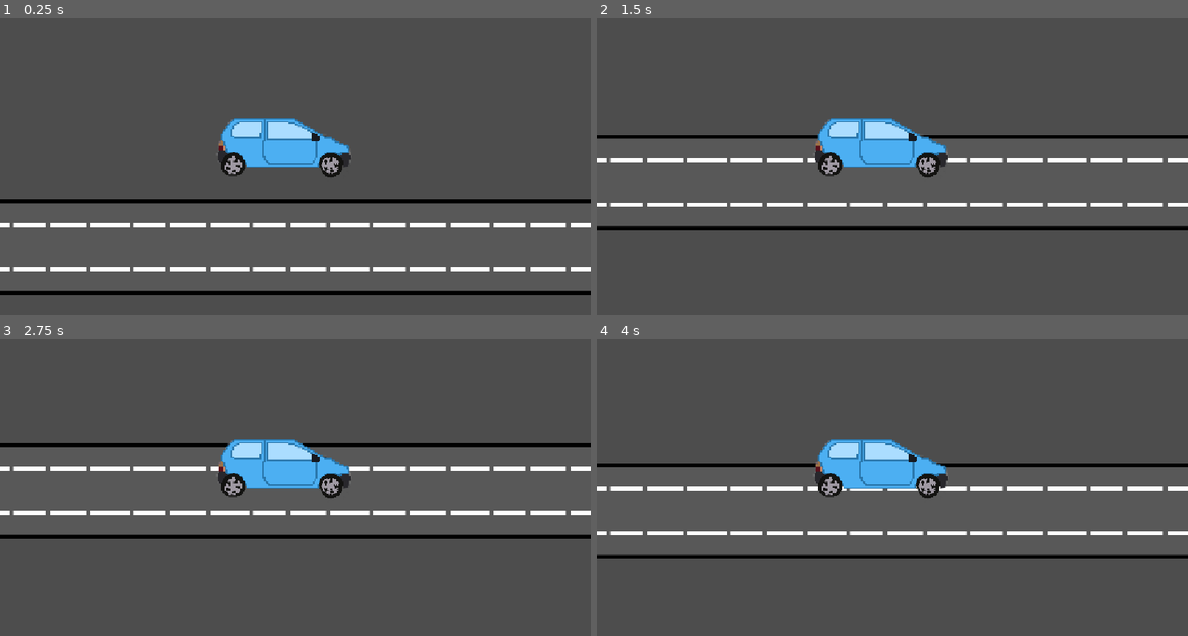
Above: before the commit, frames 1-4 (two rows, left to right).
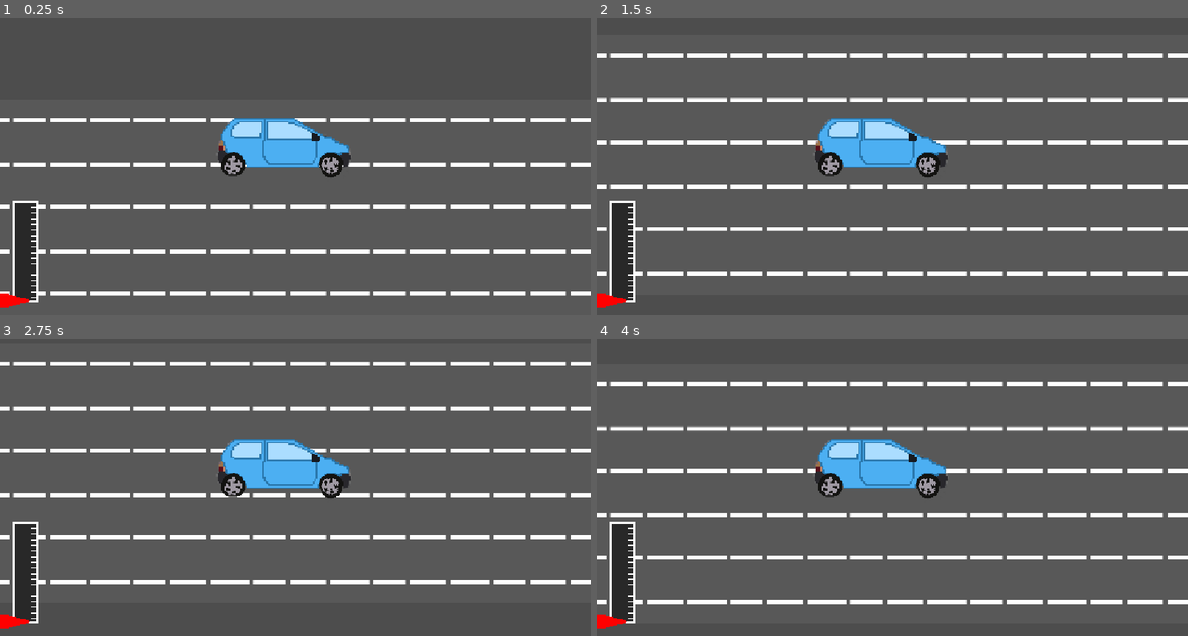
Above: after the commit, the same moments.

Repository: argentiniandrinkcoaster/haven-bounce-back
Game: Godot game, scene res://main.tscn
Two runs of this game, one before a commit and one after it. Both use one fixed random seed, a clock stepped at 60 frames per second and the inputs below.
Inputs:
- Up to frame 1 (0.25 s): no input
- Up to frame 2 (1.5 s): hold D (right) from 0.53 s (still down); tap Space (jump) at 0.6, 0.77, 1.07, 1.35 s
- Up to frame 3 (2.75 s): tap Space (jump) at 1.52, 1.82, 2.1 s; release D (right) at 2.03 s; hold A (left) from 2.03 s (still down)
- Up to frame 4 (4 s): release A (left) at 2.78 s; hold D (right) from 2.78 s (still down); tap Space (jump) at 2.85, 3.02, 3.32, 3.6, 3.77 s

The runs differ from the first frame. In frame 1, 12% of the frame differs, in the area x 0-100%, y 33-98%; in frame 2, 13%; in frame 3, 13%; in frame 4, 13%, in the area x 0-100%, y 14-98%.

Commit message:
Add throttle meter, multiple lanes, variable lane changing speed

Diff:
--- a/level.gd
+++ b/level.gd
@@ -1,16 +1,33 @@
 extends Node
 
 const TILE_PATH := "res://art/highway-block.png"   # your PNG
-const GROUND_Y := 400.0                   # y of the top surface of the ground
+const GROUND_Y := 400.0                   # y of the top surface of the middle road
 const GROUND_SCALE := 1.3                 # scale of the ground image
 const STRIP_TILES := 40                   # keep this even
 const SPAWN_HEIGHT := 150.0               # how far above the ground the player starts
-const HITBOX_OFFSET := 220.0   # px to move the ground hitbox down (negative = up)
+const HITBOX_OFFSET := 220.0              # px to move the ground hitbox down (negative = up)
+const LANE_GAP := 0.0                     # px of empty space between roads (0 = stacked edge to edge)
+const LANE_TIME_SLOW := 0.7               # seconds a lane change takes at MIN_LANE_SPEED
+const LANE_TIME_FAST := 0.15              # seconds a lane change takes at LANE_TOP_SPEED
+const LANE_TOP_SPEED := 600.0             # px/s at (and above) which the change is fastest
+const MIN_LANE_SPEED := 50.0              # px/s the car must be moving to change lanes
+const GAUGE_PATH := "res://art/throttle-gauge.png"
+const NEEDLE_PATH := "res://art/throttle-gauge-needle.png"
+const HUD_SCALE := 1.0                    # scale for both images
+const HUD_PADDING := 24.0                 # px from the left and bottom screen edges
+const NEEDLE_INSET := 4.0                 # px of gauge border the needle stays inside, top and bottom
+const NEEDLE_X_OFFSET := -20.0            # px shift sideways (negative = left)
 
 @onready var player: CharacterBody2D = $CharacterBody2D
 
-var ground: StaticBody2D
+var grounds: Array[StaticBody2D] = []
+var lane := 1                             # 0 = top, 1 = middle (start), 2 = bottom
+var changing := false
+var lane_spacing: float
 var tile_w: float
+var needle: TextureRect
+var needle_top: float
+var needle_bottom: float
 
 
 func _ready() -> void:
@@ -18,29 +35,103 @@
 	tile_w = tex.get_width() * GROUND_SCALE
 	var tile_h := tex.get_height() * GROUND_SCALE
 	var strip_w := tile_w * STRIP_TILES
+	lane_spacing = tile_h + LANE_GAP
 
-	ground = StaticBody2D.new()
-	add_child(ground)
-	move_child(ground, 0)  # draws behind the player
-	ground.position = Vector2(0, GROUND_Y + tile_h / 2.0)
+	for i in 3:
+		var g := StaticBody2D.new()
+		add_child(g)
+		move_child(g, i)  # roads draw behind the player
+		g.position = Vector2(0, GROUND_Y + (i - 1) * lane_spacing + tile_h / 2.0)
+		g.collision_layer = 1 << (i + 1)   # each lane gets its own physics layer
+		g.collision_mask = 0
 
-	var sprite := Sprite2D.new()
-	sprite.texture = tex
-	sprite.texture_repeat = CanvasItem.TEXTURE_REPEAT_ENABLED
-	sprite.region_enabled = true
-	sprite.region_rect = Rect2(0, 0, tex.get_width() * STRIP_TILES, tex.get_height())
-	sprite.scale = Vector2(GROUND_SCALE, GROUND_SCALE)
-	ground.add_child(sprite)
+		var sprite := Sprite2D.new()
+		sprite.texture = tex
+		sprite.texture_repeat = CanvasItem.TEXTURE_REPEAT_ENABLED
+		sprite.region_enabled = true
+		sprite.region_rect = Rect2(0, 0, tex.get_width() * STRIP_TILES, tex.get_height())
+		sprite.scale = Vector2(GROUND_SCALE, GROUND_SCALE)
+		g.add_child(sprite)
 
-	var shape := CollisionShape2D.new()
-	var rect := RectangleShape2D.new()
-	rect.size = Vector2(strip_w, tile_h)
-	shape.shape = rect
-	shape.shape = rect
-	shape.position.y = HITBOX_OFFSET
-	ground.add_child(shape)
+		var shape := CollisionShape2D.new()
+		var rect := RectangleShape2D.new()
+		rect.size = Vector2(strip_w, tile_h)
+		shape.shape = rect
+		shape.position.y = HITBOX_OFFSET
+		g.add_child(shape)
 
+		grounds.append(g)
+
+	player.collision_mask = 1 << (lane + 1)   # car only collides with its current lane
 	player.position = Vector2(0, GROUND_Y - SPAWN_HEIGHT)
 
+	# Throttle gauge HUD
+	var hud := CanvasLayer.new()
+	add_child(hud)
+
+	var gauge_tex := load(GAUGE_PATH) as Texture2D
+	var needle_tex := load(NEEDLE_PATH) as Texture2D
+	var gw := gauge_tex.get_width() * HUD_SCALE
+	var gh := gauge_tex.get_height() * HUD_SCALE
+	var nw := needle_tex.get_width() * HUD_SCALE
+	var nh := needle_tex.get_height() * HUD_SCALE
+
+	var gauge := TextureRect.new()
+	gauge.texture = gauge_tex
+	gauge.expand_mode = TextureRect.EXPAND_IGNORE_SIZE
+	gauge.stretch_mode = TextureRect.STRETCH_SCALE
+	gauge.texture_filter = CanvasItem.TEXTURE_FILTER_NEAREST
+	gauge.anchor_top = 1.0       # anchor to the bottom-left corner
+	gauge.anchor_bottom = 1.0
+	gauge.offset_left = HUD_PADDING
+	gauge.offset_right = HUD_PADDING + gw
+	gauge.offset_top = -HUD_PADDING - gh
+	gauge.offset_bottom = -HUD_PADDING
+	hud.add_child(gauge)
+
+	needle = TextureRect.new()
+	needle.texture = needle_tex
+	needle.expand_mode = TextureRect.EXPAND_IGNORE_SIZE
+	needle.stretch_mode = TextureRect.STRETCH_SCALE
+	needle.texture_filter = CanvasItem.TEXTURE_FILTER_NEAREST
+	gauge.add_child(needle)
+	needle.size = Vector2(nw, nh)
+
+	needle_top = NEEDLE_INSET            # gauge y where the needle center sits at 100%
+	needle_bottom = gh - NEEDLE_INSET    # gauge y where it sits at 0%
+	needle.position.x = (gw - nw) / 2.0 + NEEDLE_X_OFFSET
+	needle.position.y = needle_bottom - nh / 2.0
+
+
 func _physics_process(_delta: float) -> void:
-	ground.position.x = snappedf(player.position.x, tile_w)
+	for g in grounds:
+		g.position.x = snappedf(player.position.x, tile_w)
+
+	if not changing and player.is_on_floor() and absf(player.velocity.x) > MIN_LANE_SPEED:
+		if Input.is_action_just_pressed("left"):
+			_change_lane(-1)
+		elif Input.is_action_just_pressed("right"):
+			_change_lane(1)
+
+	var t := clampf(float(player.get("power")), 0.0, 1.0)
+	needle.position.y = lerpf(needle_bottom, needle_top, t) - needle.size.y / 2.0
+
+
+func _change_lane(dir: int) -> void:
+	var target := lane + dir
+	if target < 0 or target > 2:
+		return
+	changing = true
+	lane = target
+	player.set("lane_changing", true)
+	player.collision_mask = 0   # pass through roads while moving between lanes
+
+	var tween := create_tween().set_trans(Tween.TRANS_SINE).set_ease(Tween.EASE_IN_OUT)
+	var speed := clampf(absf(player.velocity.x), MIN_LANE_SPEED, LANE_TOP_SPEED)
+	var duration := lerpf(LANE_TIME_SLOW, LANE_TIME_FAST, inverse_lerp(MIN_LANE_SPEED, LANE_TOP_SPEED, speed))
+	tween.tween_property(player, "position:y", player.position.y + dir * lane_spacing, duration)
+	tween.finished.connect(func():
+		player.collision_mask = 1 << (lane + 1)
+		player.set("lane_changing", false)
+		changing = false
+	)
--- a/main.tscn
+++ b/main.tscn
@@ -11,45 +11,38 @@
 const JUMP_VELOCITY = -400.0
 
 const ENGINE_ACCEL = 60000.0   # px/s² at 100% throttle
-const DRAG = 0.0124          # air drag, sets top speed (~500 px/s at full throttle)
-const ROLL_RESIST = 120.0     # px/s² constant friction, so the car coasts to a stop
-const BRAKE_FORCE = 900.0    # px/s² when you press against your motion
-const THROTTLE_RATE = 0.3    # how fast the throttle moves per second (0.6 = 1.7s from 0 to 100%)
+const DRAG = 0.0124            # air drag, sets top speed
+const ROLL_RESIST = 120.0      # px/s² constant friction, so the car coasts to a stop
+const THROTTLE_RATE = 0.3      # how fast the throttle moves per second
+const THROTTLE_CURVE = 6.0     # higher = more gentle at low throttle, punchier at high
 
-var throttle := 0.0          # 0.0 to 1.0
-var drive_dir := 1.0         # which way the engine pushes
+var throttle := 0.0            # 0.0 to 1.0
+var power := 0.0               # throttle after the curve, 0.0 to 1.0
+var lane_changing := false     # set by level.gd during a lane change
 @onready var wheels: Array[Sprite2D] = [$FrontWheel, $RearWheel]
 
 
 func _physics_process(delta: float) -> void:
-	# Add the gravity.
-	if not is_on_floor():
+	# Gravity (paused during a lane change)
+	if lane_changing:
+		velocity.y = 0.0
+	elif not is_on_floor():
 		velocity += get_gravity() * delta
 
 	# Handle jump.
-	if Input.is_action_just_pressed(\"jump\") and is_on_floor():
+	if Input.is_action_just_pressed(\"jump\") and is_on_floor() and not lane_changing:
 		velocity.y = JUMP_VELOCITY
 
-	# Get the input direction and handle the movement/deceleration.
-	# As good practice, you should replace UI actions with custom gameplay actions.
 	# Throttle is a lever: hold up/down to raise or lower it, it stays where you leave it.
 	throttle += Input.get_axis(\"throttle_down\", \"throttle_up\") * THROTTLE_RATE * delta
 	throttle = clampf(throttle, 0.0, 1.0)
-	print(\"throttle: \", int(throttle * 100), \"%  vel: \", int(velocity.x))
+	power = (exp(THROTTLE_CURVE * throttle) - 1.0) / (exp(THROTTLE_CURVE) - 1.0)
 
-	# Left/right picks drive direction, or brakes if you press against your motion.
-	var direction := Input.get_axis(\"left\", \"right\")
-	var braking := direction != 0.0 and absf(velocity.x) > 1.0 and signf(direction) != signf(velocity.x)
-
-	if braking:
-		velocity.x = move_toward(velocity.x, 0.0, BRAKE_FORCE * delta)
-	else:
-		if direction != 0.0:
-			drive_dir = signf(direction)
-		var accel := drive_dir * throttle * ENGINE_ACCEL
-		accel -= DRAG * velocity.x * absf(velocity.x)   # drag grows with speed squared
-		velocity.x += accel * delta
-		velocity.x = move_toward(velocity.x, 0.0, ROLL_RESIST * delta)
+	# The car only drives forward (right). Throttle sets the engine power.
+	var accel := power * ENGINE_ACCEL
+	accel -= DRAG * velocity.x * absf(velocity.x)   # drag grows with speed squared
+	velocity.x += accel * delta
+	velocity.x = move_toward(velocity.x, 0.0, ROLL_RESIST * delta)
 
 	move_and_slide()
 
Binary file added: art/heaven.png
Not shown, added: art/heaven.png.import
Binary file changed: art/highway-block.png
Binary file added: art/ramp.png
Not shown, added: art/ramp.png.import
Binary file added: art/slime.png
Not shown, added: art/slime.png.import
Binary file added: art/throttle-gauge-needle.png
Not shown, added: art/throttle-gauge-needle.png.import
Binary file added: art/throttle-gauge.png
Not shown, added: art/throttle-gauge.png.import
Not shown, added: main.tscn11743213376.tmp
